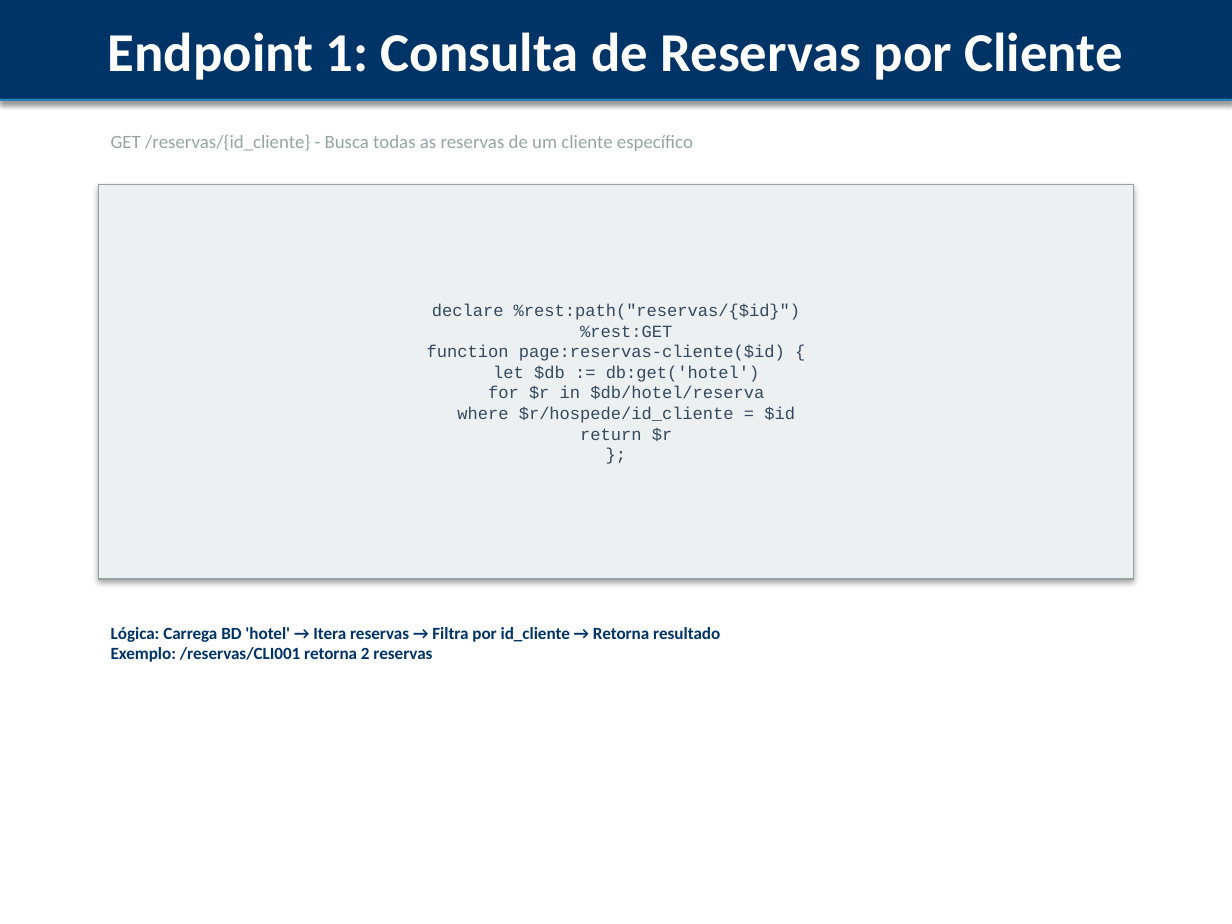
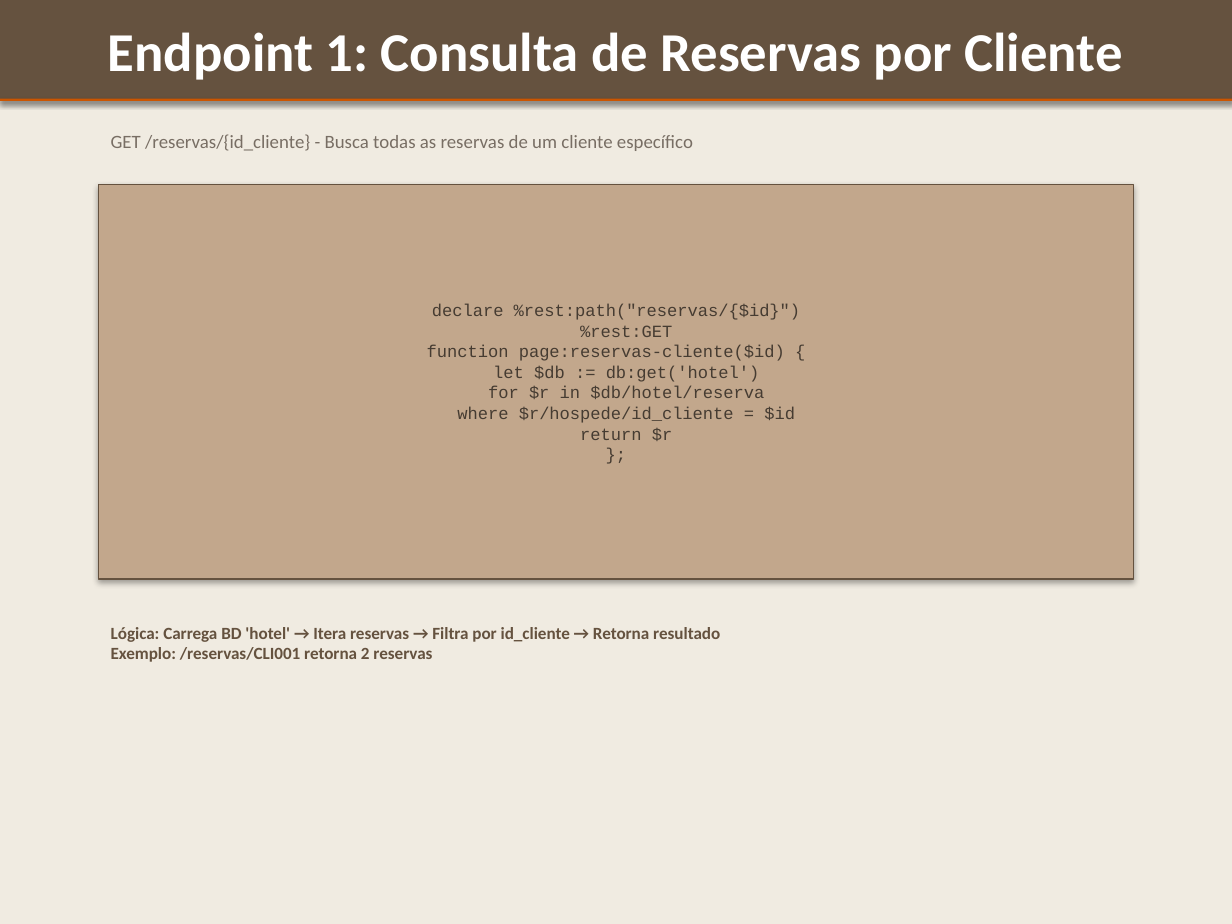
Before and after one commit to InnaVibes/Ctesp, a slide deck: slide 10 of peid/TRABALHO_PRATICO/apresentacao_reservas.pptx. Drawn at 1232x924 pixels with LibreOffice and Linux fonts; fonts in the diff are those of the drawing. Boxes give left, top, right and bottom in pixels: in the first picture for what was removed or moved away, otherwise in the second. Text is boxed around its words. In the diff, an @@ line names an element or a change of style, - is before the commit and + after.

```diff
--- a/peid/TRABALHO_PRATICO/apresentacao_reservas.pptx
+++ b/peid/TRABALHO_PRATICO/apresentacao_reservas.pptx
@@ background #FFFFFF to #F0EBE1 @@
@@ rectangle "Endpoint 1: Consulta de Reservas ..." at [0,0,1232,99]: fill #003366 to #65523F; outline #003366 0.75 pt to #65523F 0.75 pt @@
@@ rectangle at [0,99,1232,101]: fill #2980B9 to #CC5500 @@
@@ text "GET /reservas/{id_cliente} - Busca todas ..." at [111,134,693,151]: text colour #95A5A6 to #786E64 @@
@@ rectangle "declare %rest:path("reservas/{$id}") %rest:GET function page ..." at [99,185,1133,579]: text colour #34495E to #463C32; fill #ECF0F1 to #C2A78C; outline #95A5A6 0.75 pt to #65523F 0.75 pt @@
@@ text "Lógica: Carrega BD 'hotel' → ..." at [111,627,720,662]: text colour #003366 to #65523F @@
```
Also in this commit, not shown: 21 other slides changed, 2 other files.
